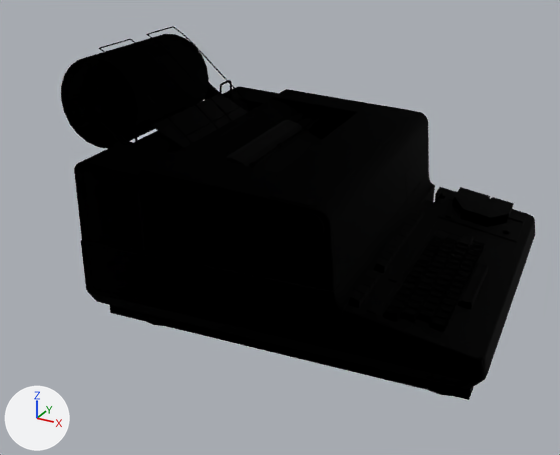
Renders of the glTF model 3D Assets/Telex.gltf from each side of a commit.
The view is the same before and after, from a camera (50 mm lens) standing at (4.77, -9.06, 3.73) and looking at (-0.02, -0.35, -0.63). Every picture has the same lights, and +X, +Y and +Z are marked at lower left. The picture after the commit comes second. Vertices at exactly the same position are counted once.

In view in the first picture: 'TelexPrinter'.
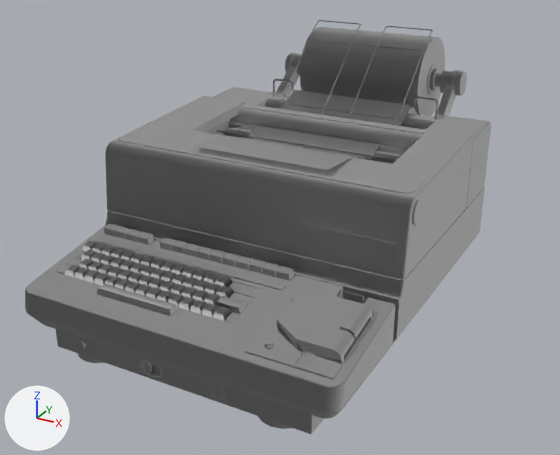
ob_node_1 is not drawn itself; it is the parent of ob_telexprinter.

What changed in the scene script:
```text
Add mat_defaultmaterial:
    mat_defaultmaterial = principled_material('DefaultMaterial')
    mat_defaultmaterial.base_color = (0.6, 0.6, 0.6)  # light grey #cbcbcb
    mat_defaultmaterial.roughness = 0.568
Change me_telexprinter:
    used by ob_telexprinter; parent = ob_node_1; location = (0.0, 0.0, 0.0); scale = (0.01, 0.01, 0.01)
    remove me_telexprinter.from_pydata(...)  # 5092 vertices, 9614 faces; spans x -222.0..222.0, y -316.0..316.0, z -176.0..176.0
    add me_telexprinter.from_pydata(...)  # 4839 vertices, 9108 faces; spans x -222.0..222.0, y -316.0..316.0, z -176.0..176.0
    me_telexprinter part 1: 27 vertices moved from x -176.0..21.0, y -246.0..-196.0, z -81.0..-67.0 to x -176.0..19.0, y -246.0..-196.0, z -81.0..-68.0; 702 vertices removed from x -204.0..62.0, y -263.0..-195.0, z -84.0..-61.0; 473 vertices added at x -204.0..62.0, y -262.0..-197.0, z -78.0..-61.0
    me_telexprinter part 2: 4 vertices moved within x -84.0..106.0, y 102.0..121.0, z 52.0..69.0; 28 vertices removed from x -88.0..107.0, y -40.0..221.0, z -7.0..78.0; 4 vertices added at x -88.0..107.0, y -115.0..-38.0, z 59.0..65.0
    me_telexprinter part 3: 4006 faces spanning x -222.0..222.0, y -316.0..316.0, z -176.0..176.0 switch from mat_fallback_material (black #000000) to mat_defaultmaterial (light grey #cbcbcb)
Change ob_node_1:
    ob_node_1.rotation_euler: (0.0, 0.0, 1.658) -> (0.0, 0.0, 0.0)  # degrees (0, 0, 95) -> degrees (0, 0, 0)
```

What differs and where, as boxes [x1, y1, x2, y2] in the pictures (560 x 455 px; the box of a moved part takes in the faces that stretch with it):
'TelexPrinter', reshaped, turned: before [61, 26, 535, 400]; after [25, 20, 491, 434]
part 1 of me_telexprinter, moved or reshaped: before [384, 233, 484, 332]; after [65, 242, 247, 321]
part 2 of me_telexprinter, reshaped: before [128, 94, 319, 173]; after [192, 43, 395, 170]
part 3 of me_telexprinter, recoloured: before [61, 26, 535, 400]; after [25, 20, 491, 434]
